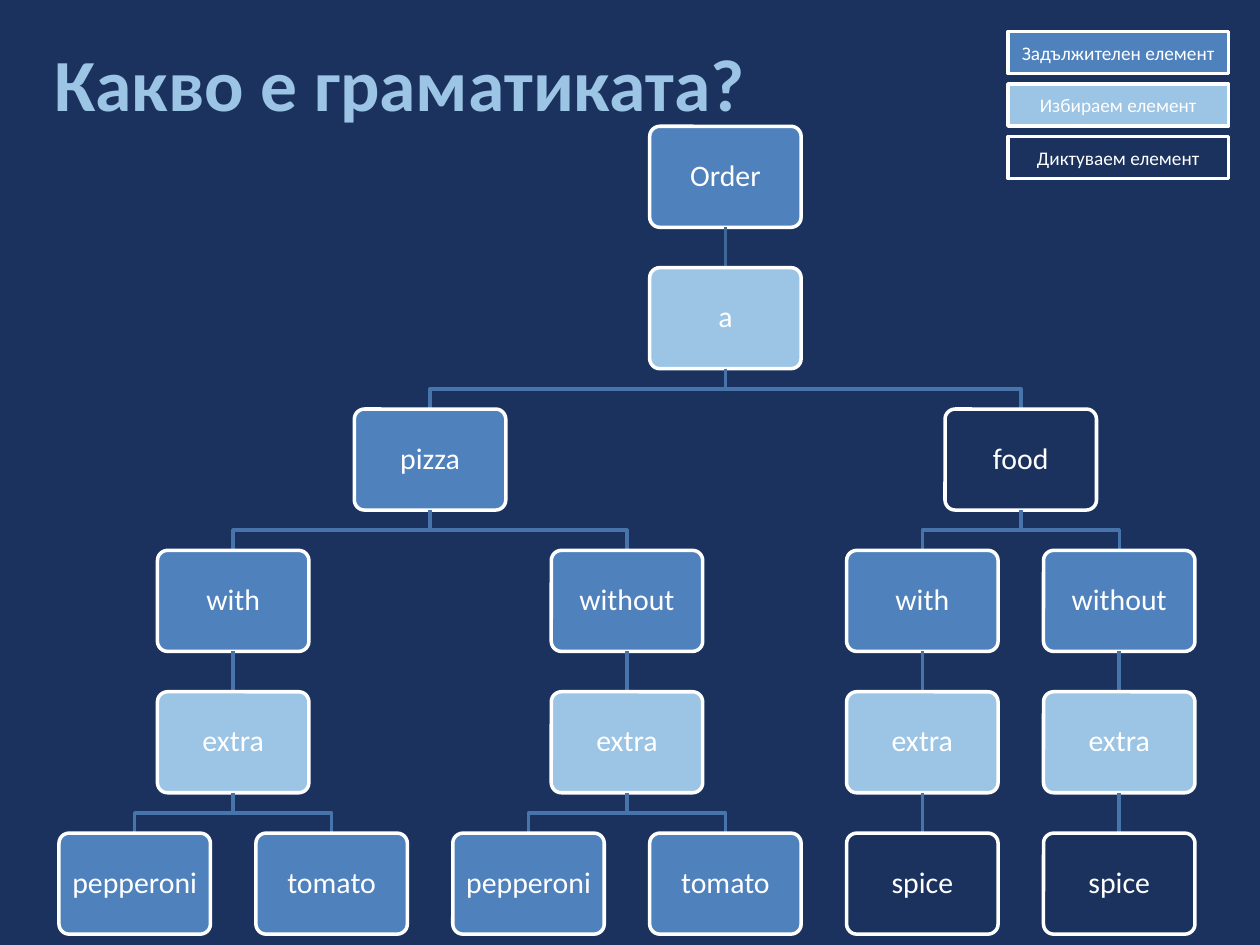
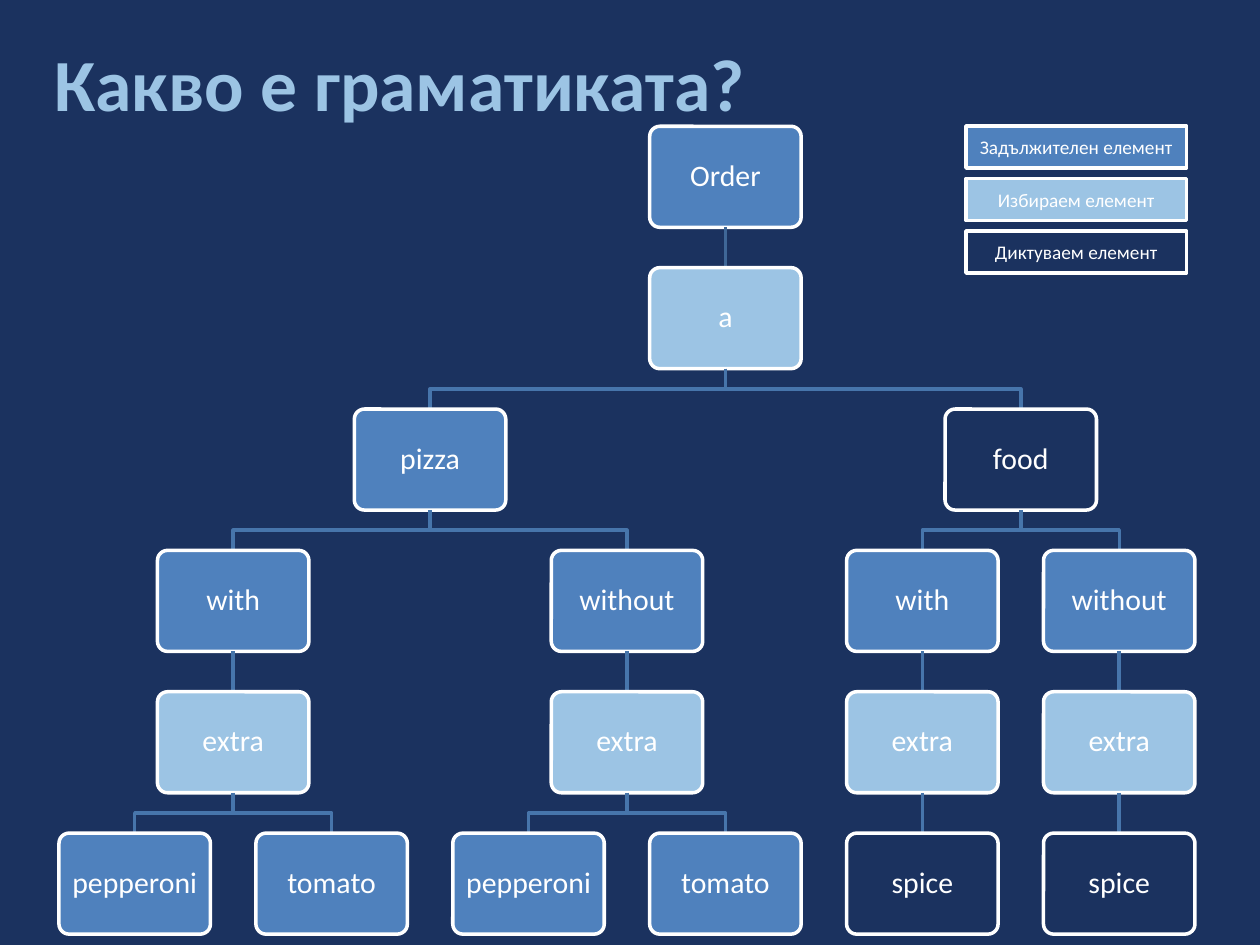
Before and after one commit to ModernSteward/ModernSteward, a slide deck: slide 11 of Presentation/Presentation.pptx (slide 9 before the commit). Drawn at 1260x945 pixels with LibreOffice and Linux fonts; fonts in the diff are those of the drawing. Boxes give left, top, right and bottom in pixels: in the first picture for what was removed or moved away, otherwise in the second. Text is boxed around its words. In the diff, an @@ line names an element or a change of style, - is before the commit and + after.

```diff
--- a/Presentation/Presentation.pptx
+++ b/Presentation/Presentation.pptx
@@ 3 rectangles: place and size @@
-3 rectangles at <box>1008,32,1228,178</box>
+3 rectangles at <box>966,126,1187,272</box>
```
Also in this commit, not shown: 1 other slide changed, 2 slides added, 3 slides removed, 5 other files.
